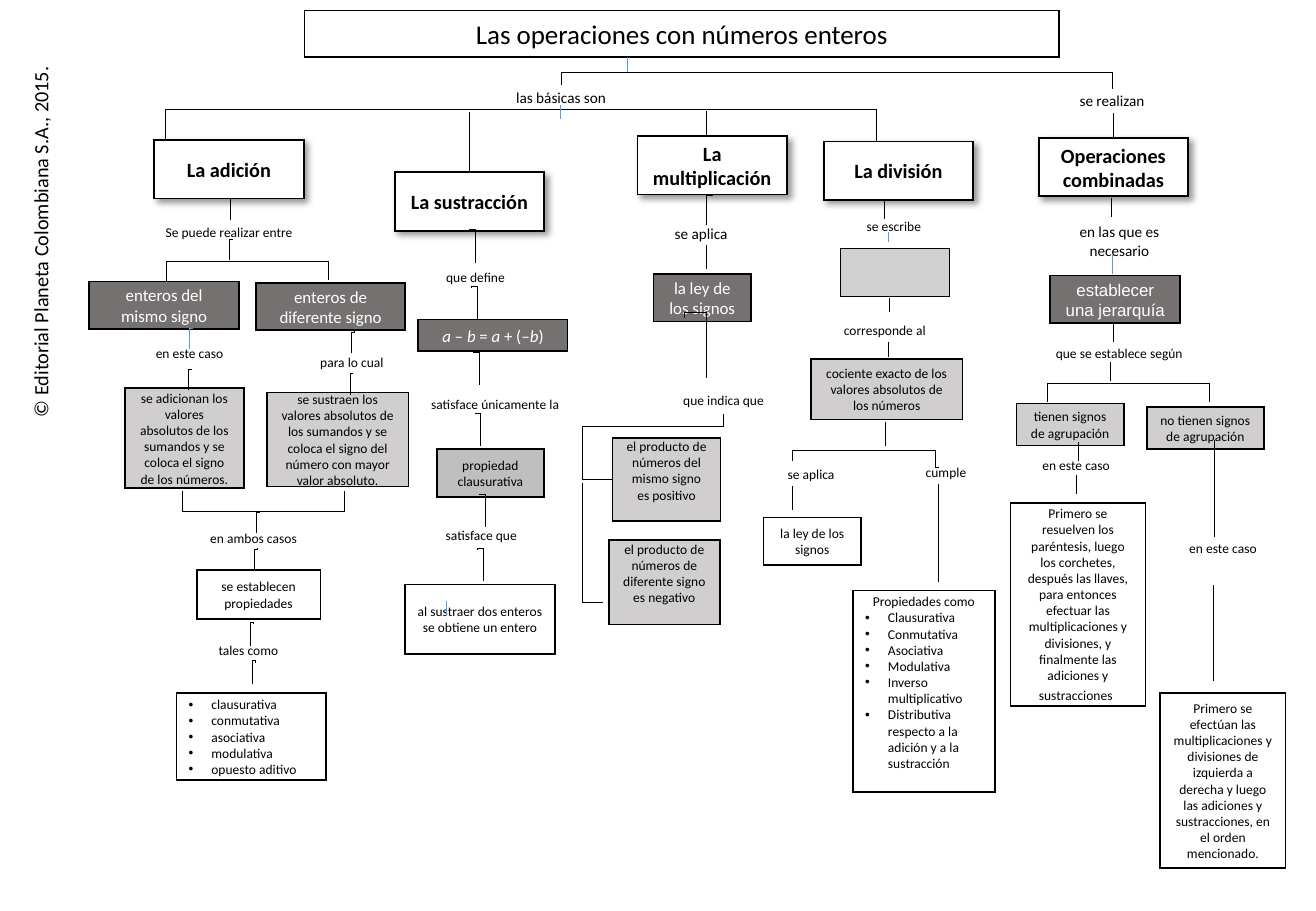
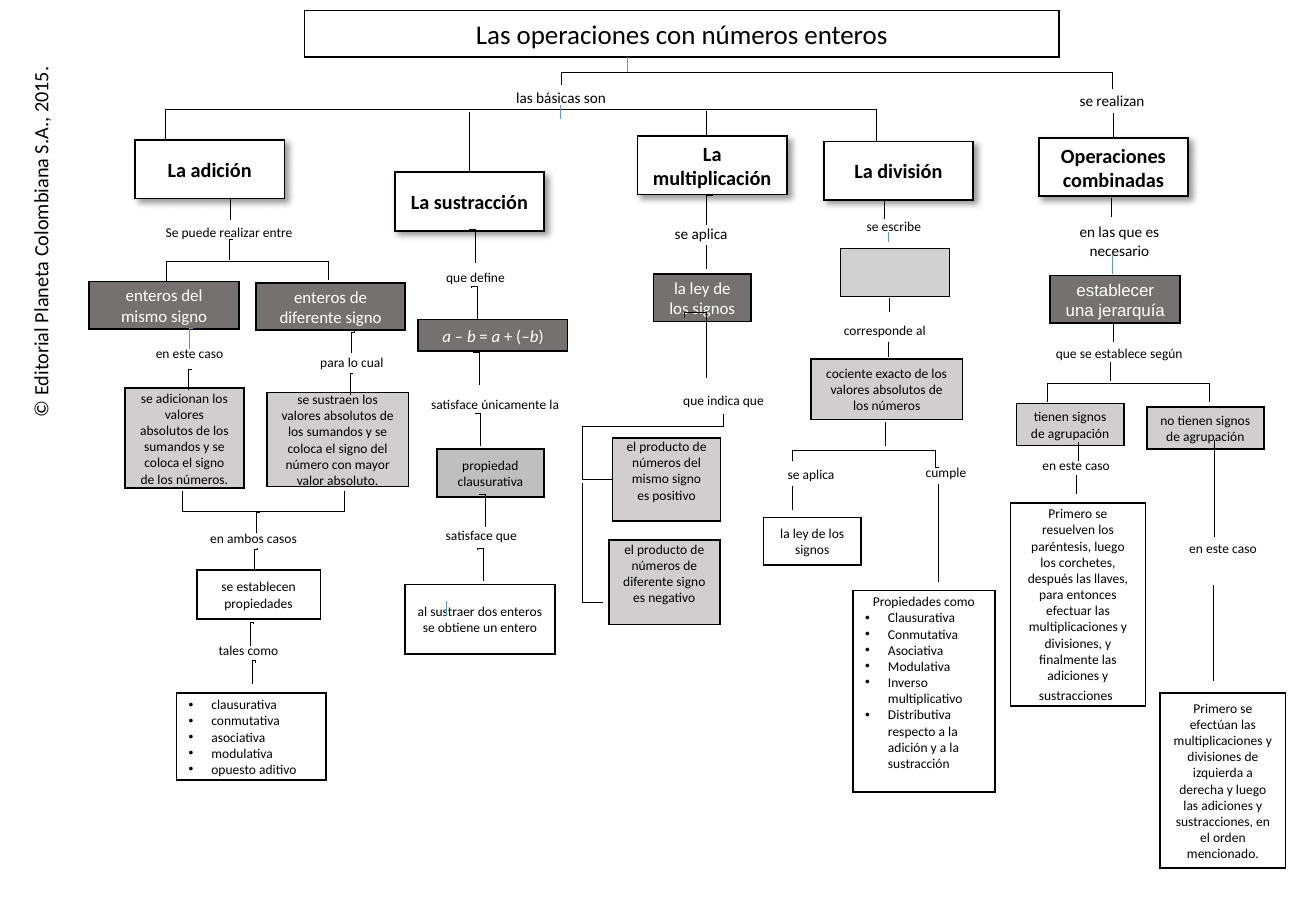
Before and after one commit to AulaPlanetaColombia/Matematicas, a slide deck: slide 1 of fuentes/contenidos/grado07/guion02/MapaConceptual.pptx. Drawn at 1316x911 pixels with LibreOffice and Linux fonts; fonts in the diff are those of the drawing; grey boxes stand for pictures; background and template pictures are left out. Boxes give left, top, right and bottom in pixels: in the first picture for what was removed or moved away, otherwise in the second. Text is boxed around its words. In the diff, an @@ line names an element or a change of style, - is before the commit and + after.

```diff
--- a/fuentes/contenidos/grado07/guion02/MapaConceptual.pptx
+++ b/fuentes/contenidos/grado07/guion02/MapaConceptual.pptx
@@ rectangle "La adición": place and size @@
-rectangle "La adición" at [154,140,304,198]
+rectangle "La adición" at [135,140,284,198]
```
Also in this commit, not shown: 11 other files.
